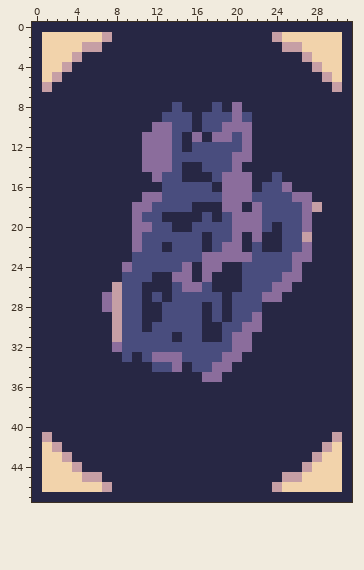
Edited in one commit: pixel-art file (ArtAssets/Cards/card_template.aseprite). Above, as it was before the edit.
32x48 pixels, 1 frame.
After the commit:
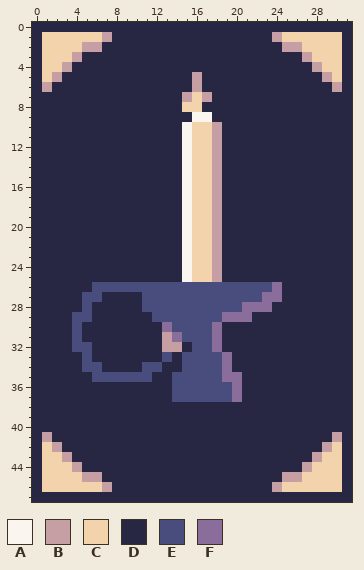
Palette (. is transparent): A #fbf5ef  B #c69fa5  C #f2d3ab  D #272744  E #494d7e  F #8b6d9c
Changes in this commit:
layer "candle" added
layer "candle_light" added
Changed rows in their new state; - is an unchanged pixel.
Layer "candle_light":
first column x 4:
 5 ------------B------------
 6 ------------B------------
 7 -----------BCB-----------
 8 ----------DCC-D-D--------
 9 ---------DDDAADDDD-------
10 --------DDDACCBDDD-------
11 -------DDDDACCBDDD-------
12 -------DDDDACCBDDD-------
13 -------DDDDACCBDDD-------
14 -------DDDDACCBDD--------
15 --------DDDACCBDDD--D----
16 ---------DDACCBDDD-DDD---
17 -------DDDDACCBDDDDDDDDD-
18 ------DDDDDACCBDD-DDDDDDD
19 ------DDD--ACCBDDDDDDDDD-
20 ------DDDD-ACCBDDDDD-DDD-
21 ------DDDDDACCBDD-D--DDD-
22 ------DDD-DACCBDD-D--DDD-
23 ------DDDDDACCBDDDDDDDDD-
24 -----DDDDDDACCB--DDDDDD--
25 -----DDD--DACCB--DDDDDD--
26 --EEE--EEE-EE-EEE----D---
27 -EEDDDDE-E-----E---------
28 -E-DDDDEE----E-E-FFF-----
29 EE--DDD-E----E-FFFD------
30 E---DDD-DF---EFDDDD------
31 E---DDDDDBF--EFDDD-------
32 EE--DDDDDBBD--FDDD-------
33 -E---D-DDED-----D--------
34 -EE----E-DDE--E----------
35 --EEEEEE--EEEEEFF--------
36 ----------EEEEEEF--------
37 ----------EEEEEEF--------
Boxes around the changes in both pictures, in picture pixels (x1, y1, x2, y2):
changed: (72, 72, 322, 402)
